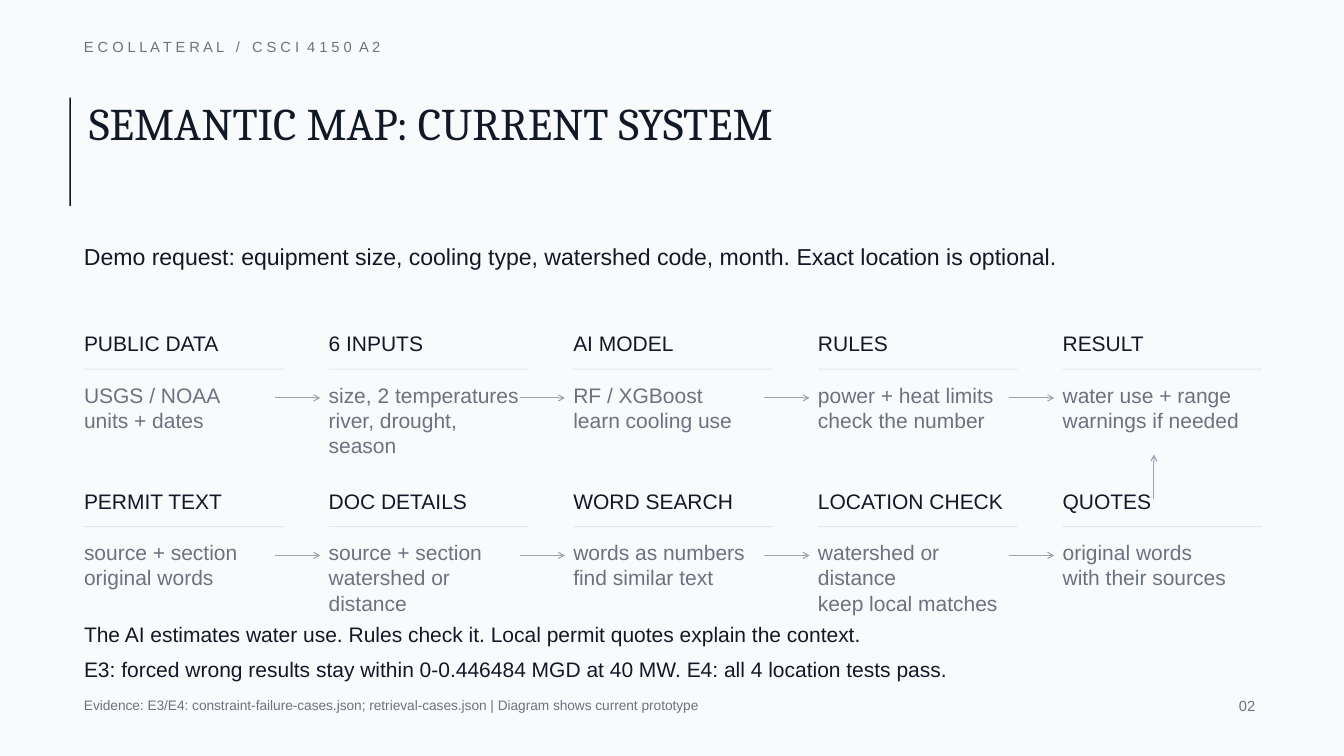
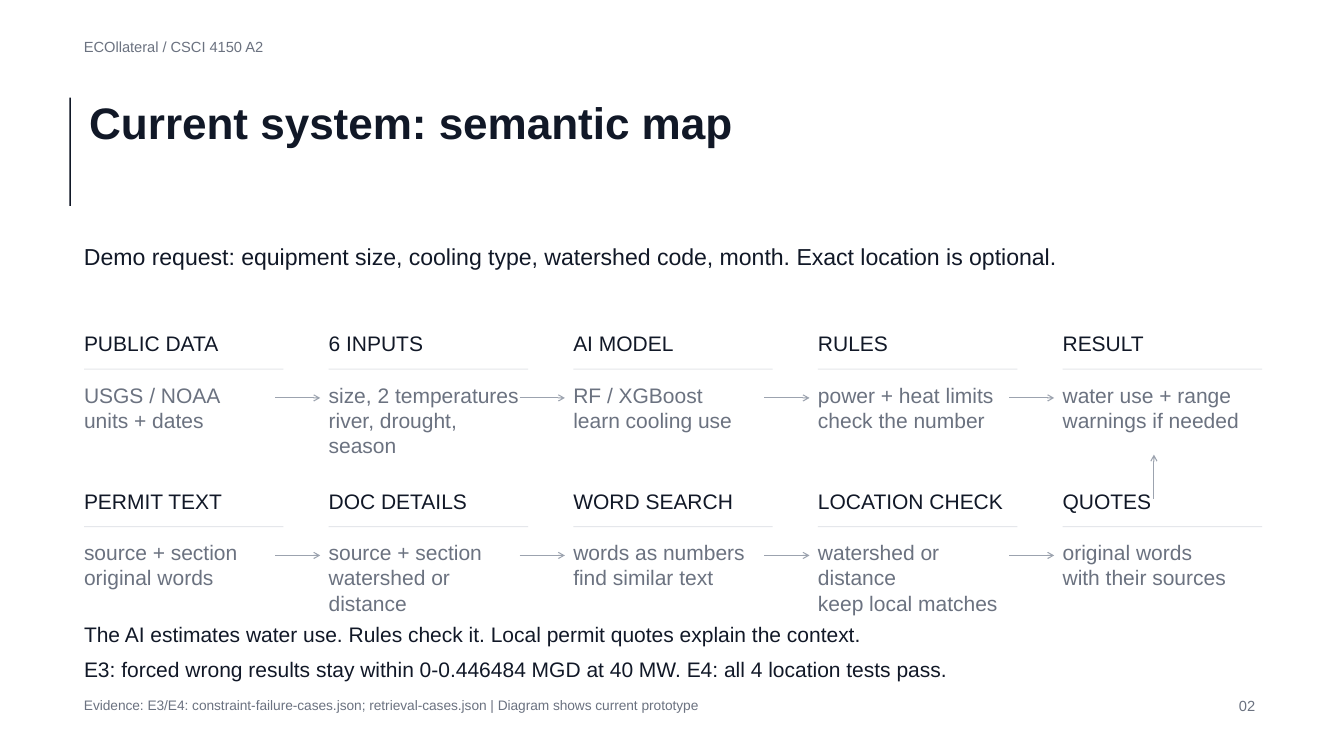
Before and after one commit to ScottLiu12/ECOllateral, a slide deck: slide 2 of docs/a2/review-slides-simplified.pptx. Drawn at 1344x756 pixels with LibreOffice and Linux fonts; fonts in the diff are those of the drawing. Boxes give left, top, right and bottom in pixels: in the first picture for what was removed or moved away, otherwise in the second. Text is boxed around its words. In the diff, an @@ line names an element or a change of style, - is before the commit and + after.

```diff
--- a/docs/a2/review-slides-simplified.pptx
+++ b/docs/a2/review-slides-simplified.pptx
@@ background #F9FAFB to #FFFFFF @@
@@ text at (84, 41, 263, 52): text changed @@
-E C O L L A T E R A L / C S C I 4 1 5 0 A 2
+ECOllateral / CSCI 4150 A2
@@ text at (89, 107, 732, 148): text changed; size 32.2 to 31.5 pt; font Cambria to Arial; bold on @@
-SEMANTIC MAP: CURRENT SYSTEM
+Current system: semantic map
```
Also in this commit, not shown: 5 other slides changed, 5 other files.
